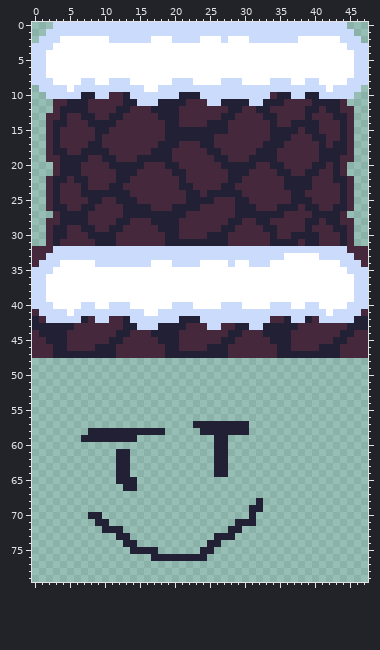
Two states of a sprite sheet, 1st Semester Creative Project/Assets/Level 1 Tileset.png. The first picture shows the starting point.
The file is 48x80 pixels.
Now the later version:
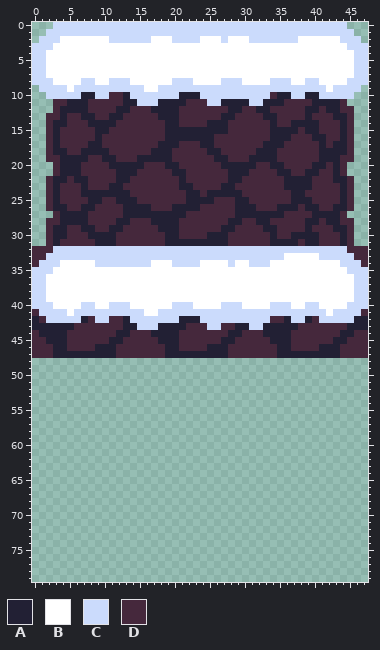
Palette (. is transparent): A #222034  B #ffffff  C #cbdbfc  D #45283c
From old to new:
y 57: x 23..30 AAAAAAAA -> ........
y 58: x 8..18 AAAAAAAAAAA -> ...........; x 24..30 AAAAAAA -> .......
y 59: x 7..14 AAAAAAAA -> ........; x 26..27 AA -> ..
y 60: x 26..27 AA -> ..
y 61..64: x 12..13 AA -> ..; x 26..27 AA -> ..
y 65: x 12..14 AAA -> ...
y 66: x 13..14 AA -> ..
y 68: x 32 A -> .
y 69: x 31..32 AA -> ..
y 70: x 8..9 AA -> ..; x 31 A -> .
y 71: x 9..10 AA -> ..; x 29..31 AAA -> ...
y 72: x 10..12 AAA -> ...; x 28..29 AA -> ..
y 73: x 12..13 AA -> ..; x 26..28 AAA -> ...
y 74: x 13..14 AA -> ..; x 25..26 AA -> ..
y 75: x 14..17 AAAA -> ....; x 24..25 AA -> ..
y 76: x 17..24 AAAAAAAA -> ........
Where, in picture pixels (left, top, right, bottom), the same in both pictures:
erased: (81, 421, 263, 561)
